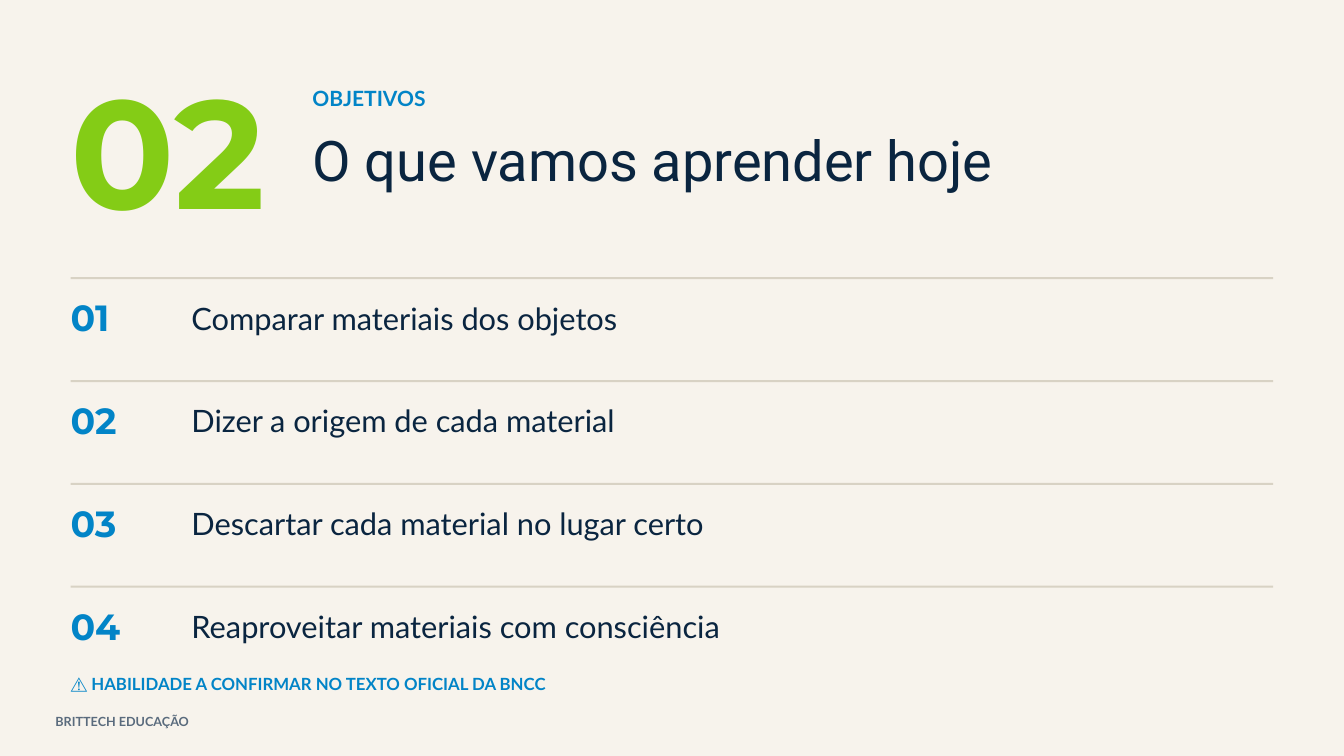
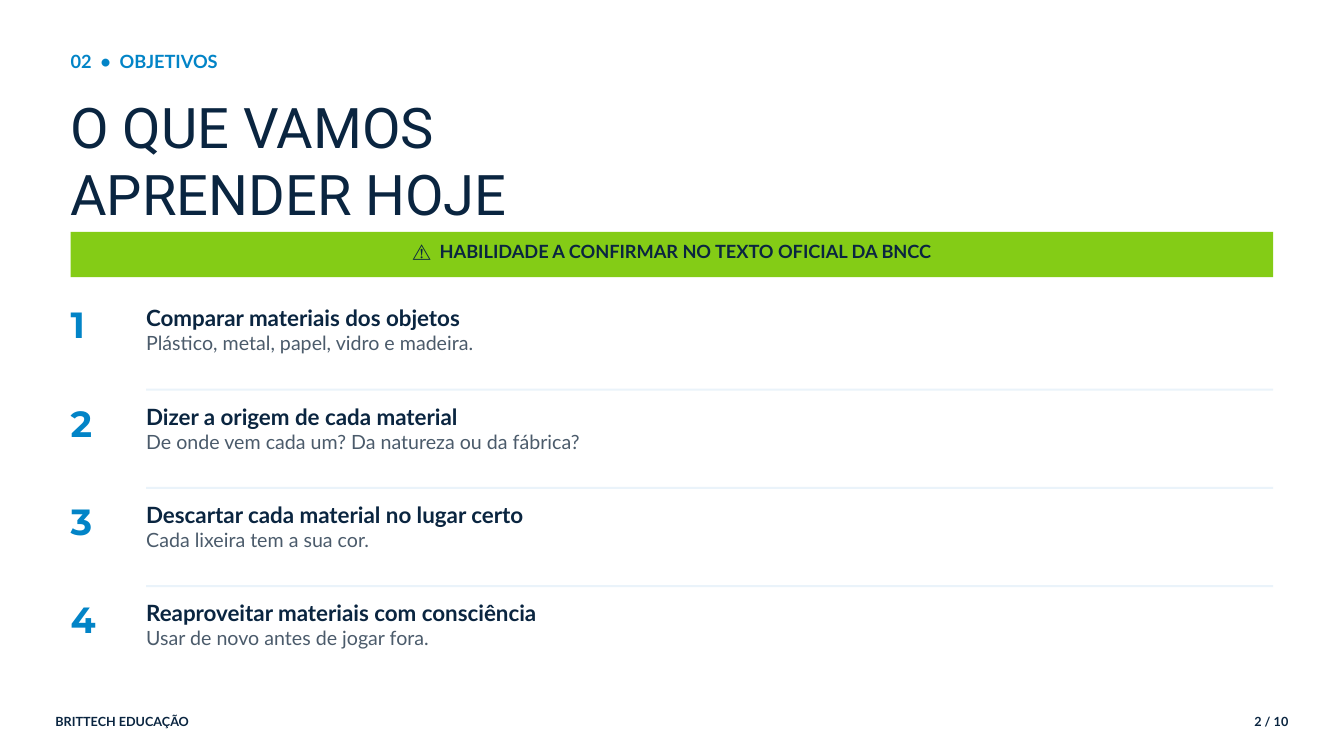
Before and after one commit to thiagollipe-web/brittech-educacao-aulas, a slide deck: slide 2 of fundamental-1/ciencias-1ano-materiais-cotidiano.pptx. Drawn at 1344x756 pixels with LibreOffice and Linux fonts; fonts in the diff are those of the drawing. Boxes give left, top, right and bottom in pixels: in the first picture for what was removed or moved away, otherwise in the second. Text is boxed around its words. In the diff, an @@ line names an element or a change of style, - is before the commit and + after.

```diff
--- a/fundamental-1/ciencias-1ano-materiais-cotidiano.pptx
+++ b/fundamental-1/ciencias-1ano-materiais-cotidiano.pptx
@@ rectangle removed at [0,0,1344,756] @@
@@ text at [71,54,218,68]: text changed; size 110 to 13 pt; font Montserrat to Lato; text colour #84CC16 to #0284C7 @@
-02
+02 • OBJETIVOS
@@ text at [71,107,506,216]: text changed @@
-O que vamos aprender hoje
+O QUE VAMOS
+APRENDER HOJE
@@ text removed at [312,90,425,106] @@
-OBJETIVOS
@@ rectangle: place and size @@
-rectangle at [71,277,1273,279]
+rectangle at [71,232,1273,277]
@@ rectangle at [71,232,1273,277]: fill #D8D2C4 to #84CC16 @@
@@ text "⚠ HABILIDADE A CONFIRMAR NO ...": place and size @@
-text "⚠ HABILIDADE A CONFIRMAR NO ..." at [91,677,546,690]
+text "⚠ HABILIDADE A CONFIRMAR NO ..." at [440,244,932,258]
@@ text "⚠ HABILIDADE A CONFIRMAR NO ..." at [440,244,932,258]: size 12 to 13 pt, text colour #0284C7 to #0A2540; alignment left to centre; less space between paragraphs @@
@@ text at [71,312,85,338]: text changed @@
-01
+1
@@ text at [146,309,460,330]: size 22 to 16 pt, bold on in "Comparar materiais dos objetos"; less space between paragraphs @@
@@ text "Comparar materiais dos objetos": place and size @@
-text "Comparar materiais dos objetos" at [191,307,617,336]
+text "Comparar materiais dos objetos" at [146,309,473,354]
@@ text at [146,335,473,354]: paragraph added @@
+Plástico, metal, papel, vidro e madeira.
@@ fill #D8D2C4 to #EAF3FA in 3 elements at [146,585,1273,587], [146,487,1273,489], [146,388,1273,390] @@
@@ rectangle: place and size @@
-rectangle at [71,380,1273,382]
+rectangle at [146,388,1273,390]
@@ text at [71,411,92,437]: text changed @@
-02
+2
@@ text at [146,408,458,429]: size 22 to 16 pt, bold on in "Dizer a origem de cada material"; less space between paragraphs @@
@@ text "Dizer a origem de cada ...": place and size @@
-text "Dizer a origem de cada ..." at [191,409,615,438]
+text "Dizer a origem de cada ..." at [146,408,580,449]
@@ text at [146,434,580,449]: paragraph added @@
+De onde vem cada um? Da natureza ou da fábrica?
@@ text at [71,509,93,536]: text changed @@
-03
+3
@@ text at [146,506,523,527]: size 22 to 16 pt, bold on in "Descartar cada material no lugar certo"; less space between paragraphs @@
@@ text "Descartar cada material no lugar ...": place and size @@
-text "Descartar cada material no lugar ..." at [191,512,703,541]
+text "Descartar cada material no lugar ..." at [146,506,523,547]
@@ rectangle: place and size @@
-rectangle at [71,483,1273,485]
+rectangle at [146,487,1273,489]
@@ text at [146,532,369,547]: paragraph added @@
+Cada lixeira tem a sua cor.
@@ rectangle: place and size @@
-rectangle at [71,586,1273,588]
+rectangle at [146,585,1273,587]
@@ text at [71,607,96,633]: text changed @@
-04
+4
@@ text at [146,604,536,625]: size 22 to 16 pt, bold on in "Reaproveitar materiais com consciência"; less space between paragraphs @@
@@ text "Reaproveitar materiais com consciência": place and size @@
-text "Reaproveitar materiais com consciência" at [191,615,720,644]
+text "Reaproveitar materiais com consciência" at [146,604,536,649]
@@ text at [146,630,429,649]: paragraph added @@
+Usar de novo antes de jogar fora.
@@ text "BRITTECH EDUCAÇÃO" at [55,715,189,729]: text colour #5A6B7D to #0A2540; less space between paragraphs @@
@@ text added at [1254,716,1289,726], 9 pt, text #0A2540, bold @@
+2 / 10
```
Also in this commit, not shown: 4 other slides changed, 5 slides added, 3 slides removed, 4 other files.
